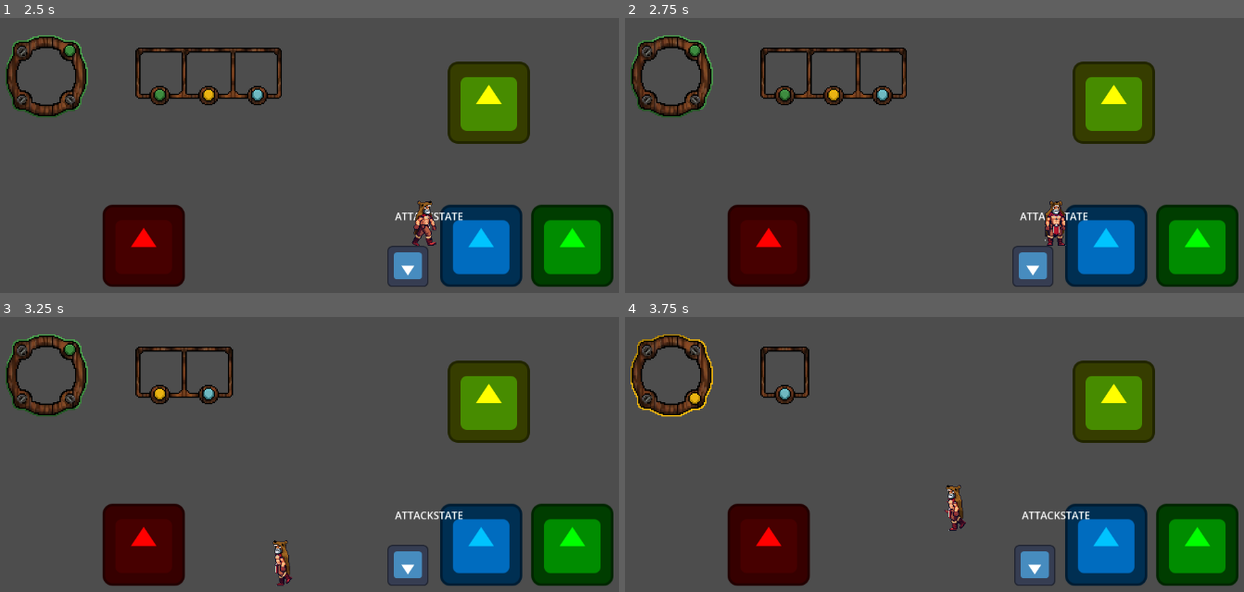
Above: before the commit, frames 1-4 (two rows, left to right).
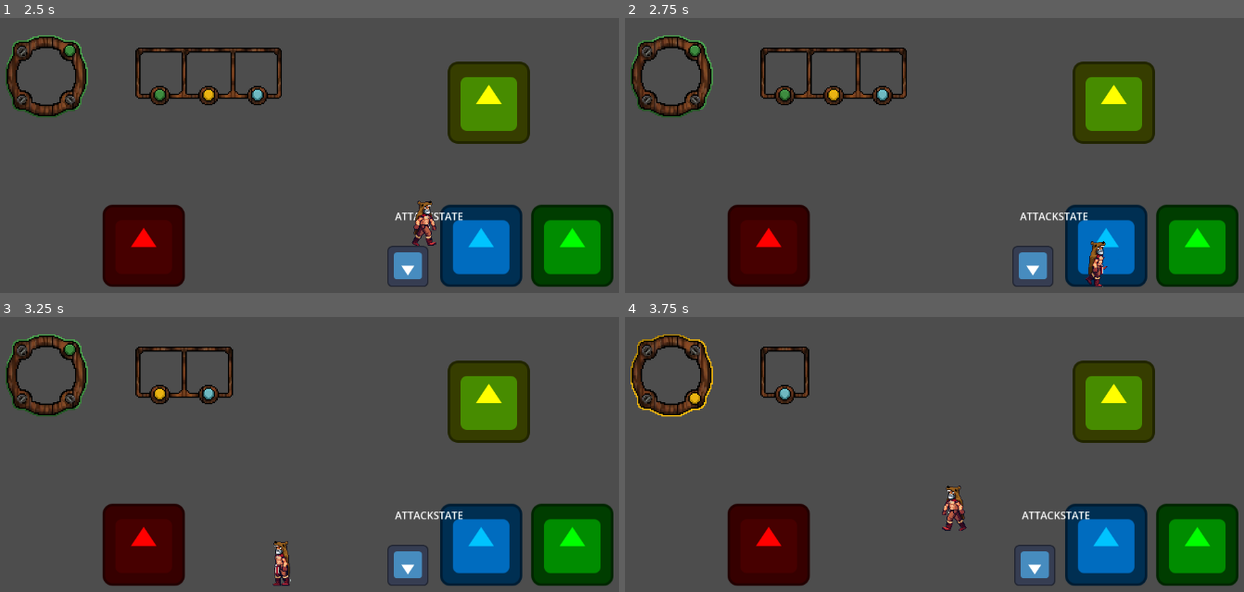
Above: after the commit, the same moments.

Repository: ButterM-40/BlitzWaveStudioGameJam70
Game: Godot game, scene res://Scenes/Tests/TestingCode.tscn
Same seed, same stepped clock (60 frames per second), same inputs: the game is played once before the commit and once after it. The engine's default icon, where the game draws it, is replaced by a stand-in: a white triangle on a blue panel in a dark square.
Inputs:
- Up to frame 1 (2.5 s): hold A (Right) 0.53-2.03 s; tap Space (Switch) at 0.6, 1.35, 2.1 s; tap W (Jump) at 0.77, 1.52 s; hold D (Left) from 2.03 s (still down)
- Up to frame 2 (2.75 s): keep holding D (Left)
- Up to frame 3 (3.25 s): release D (Left) at 2.78 s; hold A (Right) from 2.78 s (still down); tap Space (Switch) at 2.85 s; tap W (Jump) at 3.02 s
- Up to frame 4 (3.75 s): keep holding A (Right); tap Space (Switch) at 3.6 s

Frame 1 is identical in both runs. In frame 2, 0.8% of the frame differs, in the area x 67-78%, y 66-98%; in frame 3, 0.3%; in frame 4, 0.4%.

Commit message:
Changed jump code and made turtle work

Diff:
--- a/Scripts/Totems/turtle_totem.tscn
+++ b/Scripts/Totems/turtle_totem.tscn
@@ -27,3 +27,4 @@
 [node name="CollisionShape2D" type="CollisionShape2D" parent="Shell" index="0"]
 position = Vector2(0, -63)
 shape = SubResource("RectangleShape2D_5nxiq")
+one_way_collision = true
--- a/Scripts/jump_boost_ability.gd
+++ b/Scripts/jump_boost_ability.gd
@@ -1,13 +1,12 @@
 extends Area2D
 class_name JumpBoostAbility
 
-@export var modifier: float = 1.0
-const BASE_MODIFIER: float = 1.0
+const ABILITY_VELOCITY: float = -2500.0
 
 func _on_body_entered(body: Node2D) -> void:
 	if body is Player:
-		body.jump_modifier = modifier
+		body.current_jump_velocity = ABILITY_VELOCITY
 
 func _on_body_exited(body: Node2D) -> void:
 	if body is Player:
-		body.jump_modifier = BASE_MODIFIER
+		body.current_jump_velocity = body.JUMP_VELOCITY
--- a/Scripts/player.gd
+++ b/Scripts/player.gd
@@ -5,13 +5,13 @@
 @onready var initial_sprite_scale = player_sprite.scale
 const SPEED = 300.0
 const JUMP_VELOCITY = -2000.0
-var jump_modifier: float = 1.0
+var current_jump_velocity = JUMP_VELOCITY
+
 var state = PlayerState.IDLE
 enum PlayerState{
 	IDLE,
 	WALK
 }
-var current_jump_velocity = JUMP_VELOCITY
 
 var respawn_point
 var game_paused = false
@@ -84,7 +84,7 @@
 	if !game_paused:
 		velocity.x = horizontal_input * SPEED
 
-		velocity.y += vertical_input * current_jump_velocity * jump_modifier
+		velocity.y += vertical_input * current_jump_velocity
 		velocity.y += gravity
 
 		move_and_slide()
